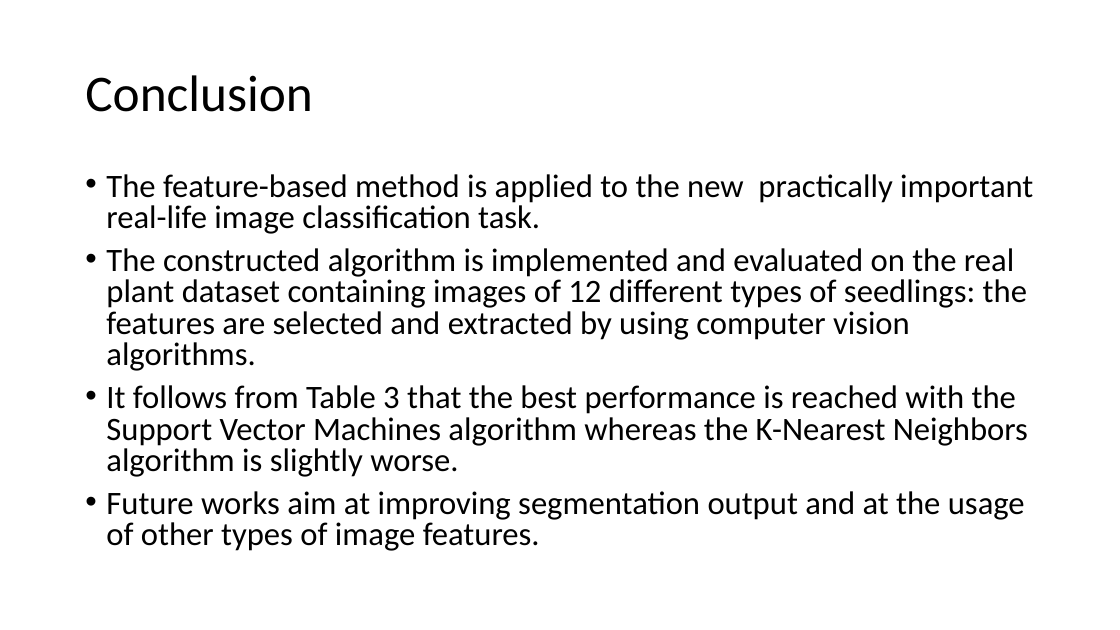
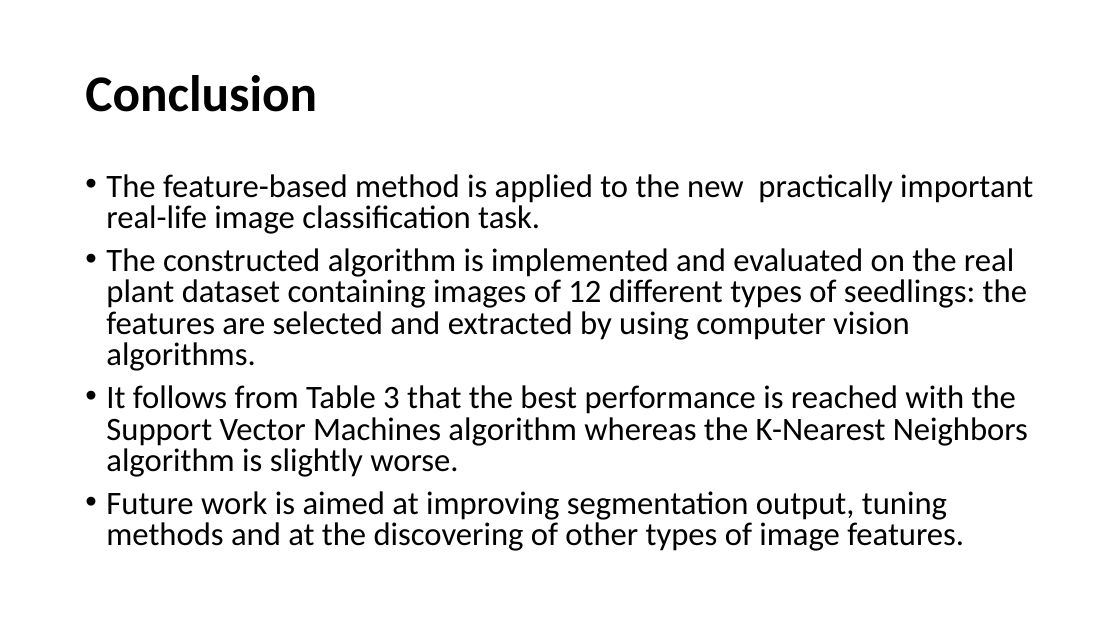
Before and after one commit to Anacriel/plant_seed_classification, a slide deck: slide 13 of reports/paper/word_version/Jakovlev_Presentation_TELECCON_2019.pptx. Drawn at 1120x630 pixels with LibreOffice and Linux fonts; fonts in the diff are those of the drawing. Boxes give left, top, right and bottom in pixels: in the first picture for what was removed or moved away, otherwise in the second. Text is boxed around its words. In the diff, an @@ line names an element or a change of style, - is before the commit and + after.

```diff
--- a/reports/paper/word_version/Jakovlev_Presentation_TELECCON_2019.pptx
+++ b/reports/paper/word_version/Jakovlev_Presentation_TELECCON_2019.pptx
@@ title "Conclusion" at bbox=[85, 75, 317, 112]: bold on @@
@@ text at bbox=[106, 491, 964, 551]: text changed @@
-• Future works aim at improving segmentation output and at the usage of other types of image features.
+• Future work is aimed at improving segmentation output, tuning methods and at the discovering of other types of image features.
```
Also in this commit, not shown: 5 other slides changed.
